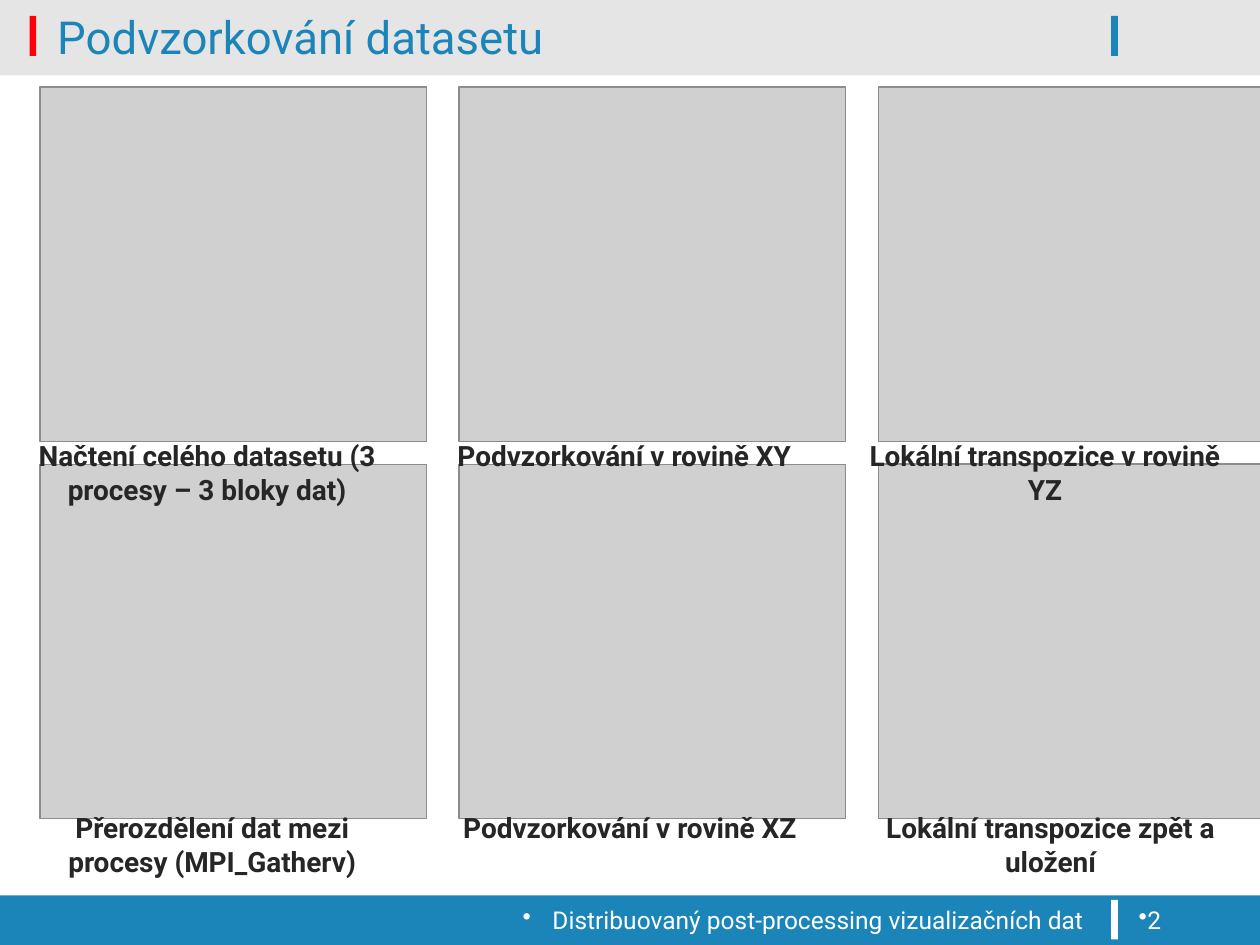
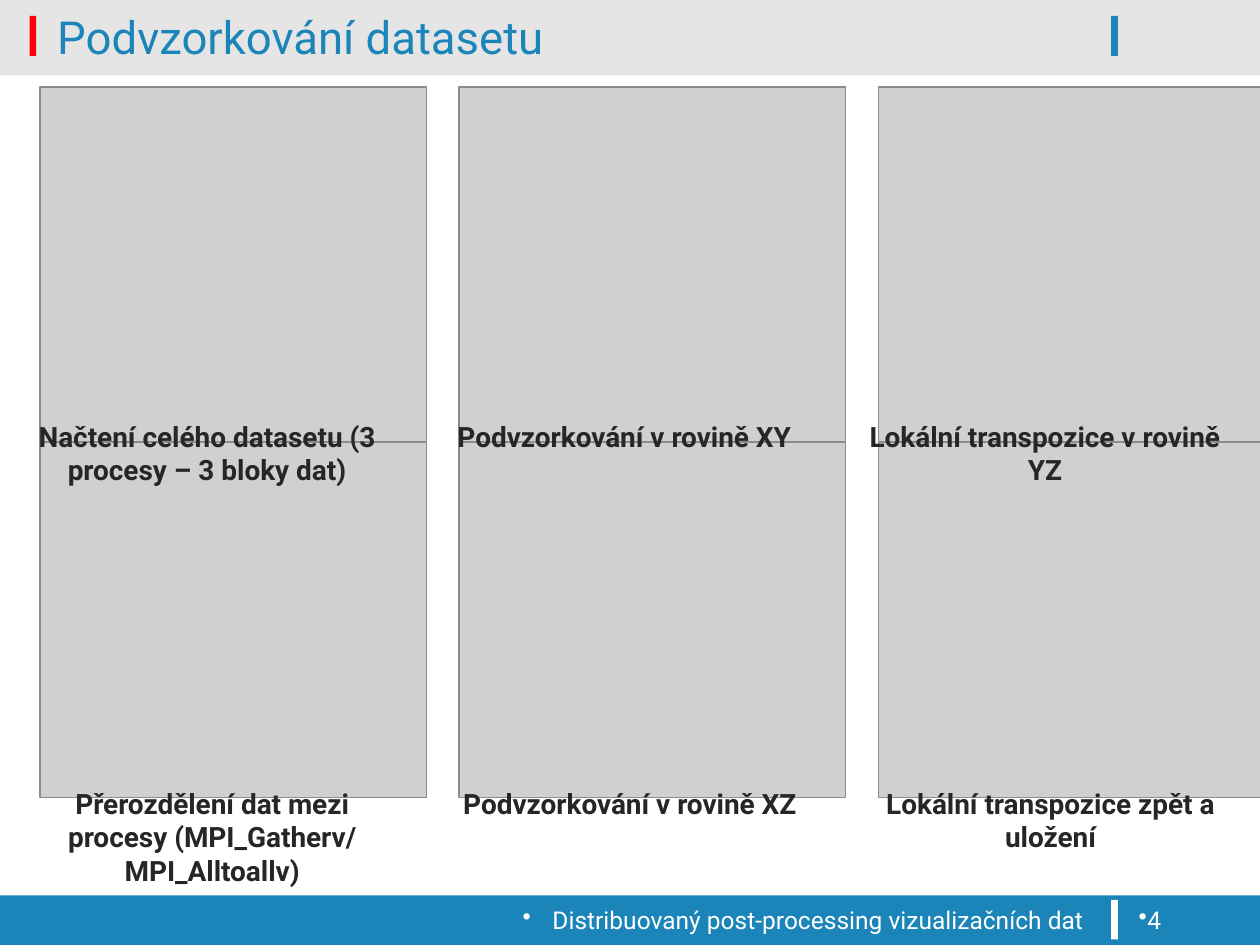
Before and after one commit to klepo/Visualisation-of-the-outputs-of-k-Wave-ultrasound-simulations, a slide deck: slide 4 of PDD-2bod.pptx (slide 2 before the commit). Drawn at 1260x945 pixels with LibreOffice and Linux fonts; fonts in the diff are those of the drawing; grey boxes stand for pictures; background and template pictures are left out. Boxes give left, top, right and bottom in pixels: in the first picture for what was removed or moved away, otherwise in the second. Text is boxed around its words. In the diff, an @@ line names an element or a change of style, - is before the commit and + after.

```diff
--- a/PDD-2bod.pptx
+++ b/PDD-2bod.pptx
@@ 3 texts, 3 pictures: place and size @@
-3 texts, 3 pictures at [39, 441, 1260, 818]
+3 texts, 3 pictures at [39, 421, 1260, 796]
@@ text at [68, 793, 356, 887]: text changed @@
-Přerozdělení dat mezi procesy (MPI_Gatherv)
+Přerozdělení dat mezi procesy (MPI_Gatherv/ MPI_Alltoallv)
@@ text "Podvzorkování v rovině XZ" rewrapped from [463, 812, 797, 845] to [463, 793, 797, 821] @@
@@ text "Lokální transpozice zpět a uložení": place and size @@
-text "Lokální transpozice zpět a uložení" at [886, 817, 1215, 873]
+text "Lokální transpozice zpět a uložení" at [886, 793, 1215, 848]
@@ page number at [1147, 911, 1161, 929]: text changed @@
-2
+4
```
Also in this commit, not shown: 5 slides added, 3 other files.
